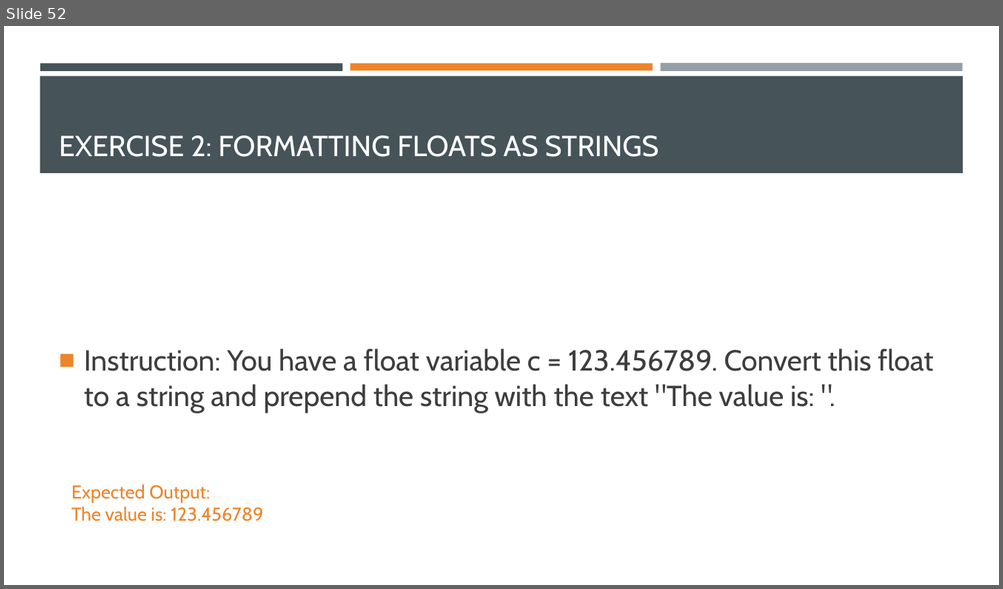
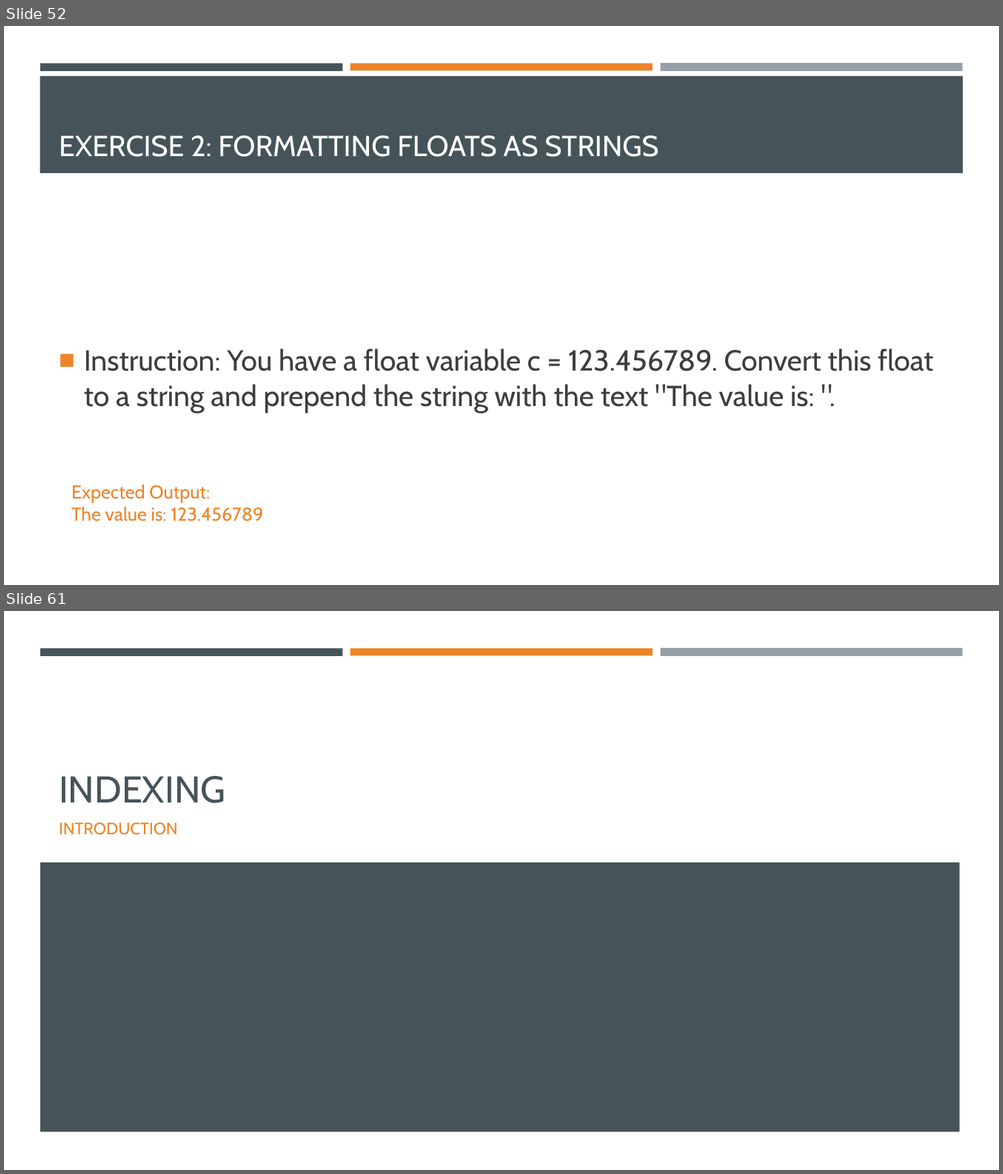
Before and after one commit to Ghost0396/iot, a slide deck: python/Python 3.pptx. Shown one above the other, each under a label of ours: slide 52 before the commit, slides 52 and 61 after it; the slides between them are not shown. The pictures are 1003x589 and 1003x1174 pixels, drawn with LibreOffice and Linux fonts; fonts in the diff are those of the drawing. Boxes give left, top, right and bottom in pixels: in the first picture for what was removed or moved away, otherwise in the second. Text is boxed around its words. In the diff, an @@ line names an element or a change of style, - is before the commit and + after.

```diff
--- a/python/Python 3.pptx
+++ b/python/Python 3.pptx
@@ slide 61 added at box(4, 611, 999, 1170), background #FFFFFF; not listed: 3 template elements that a slide beside it also shows @@
@@ title added at box(59, 776, 225, 803), 36 pt, text #465359 @@
+INDEXING
@@ subtitle added at box(59, 823, 177, 835), 16 pt, text #ED8428 @@
+INTRODUCTION
@@ rectangle added at box(40, 863, 960, 1132), fill #465359 @@
```
Also in this commit, not shown: 16 other slides added, 1 slide removed, 5 other files.
